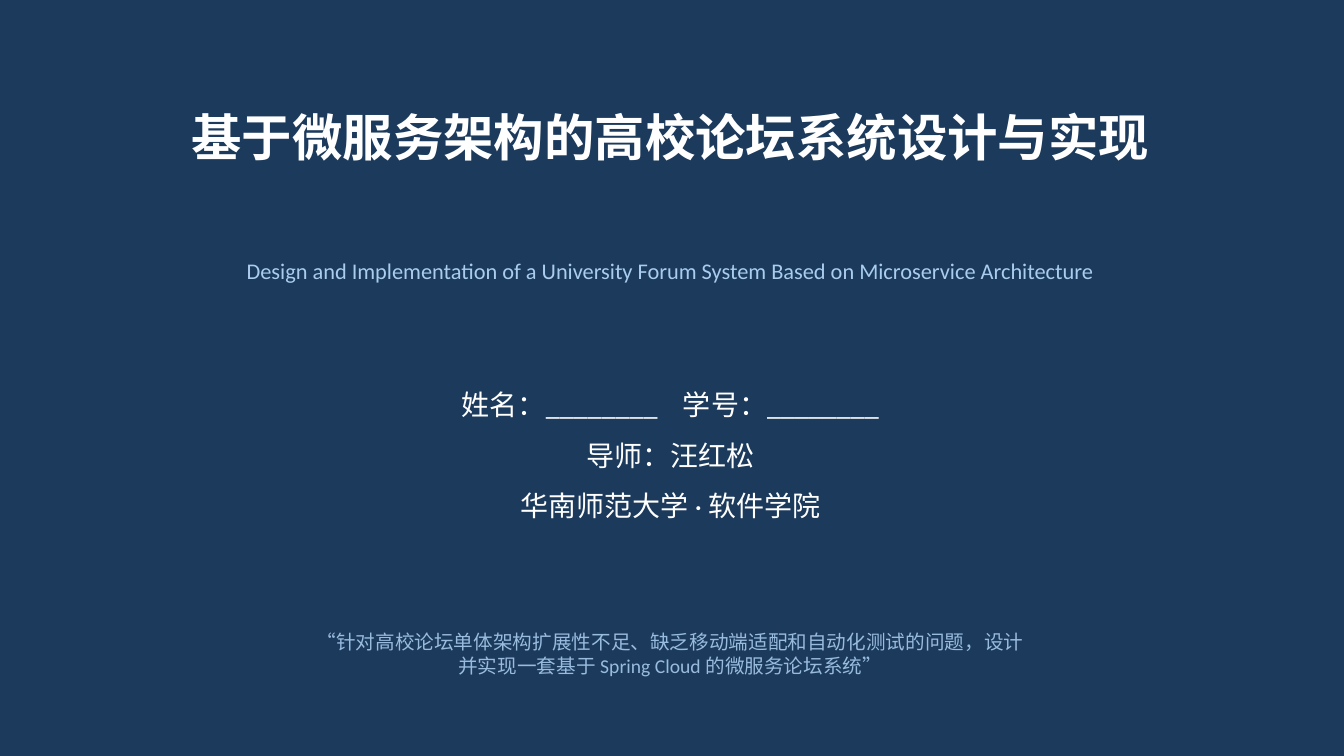
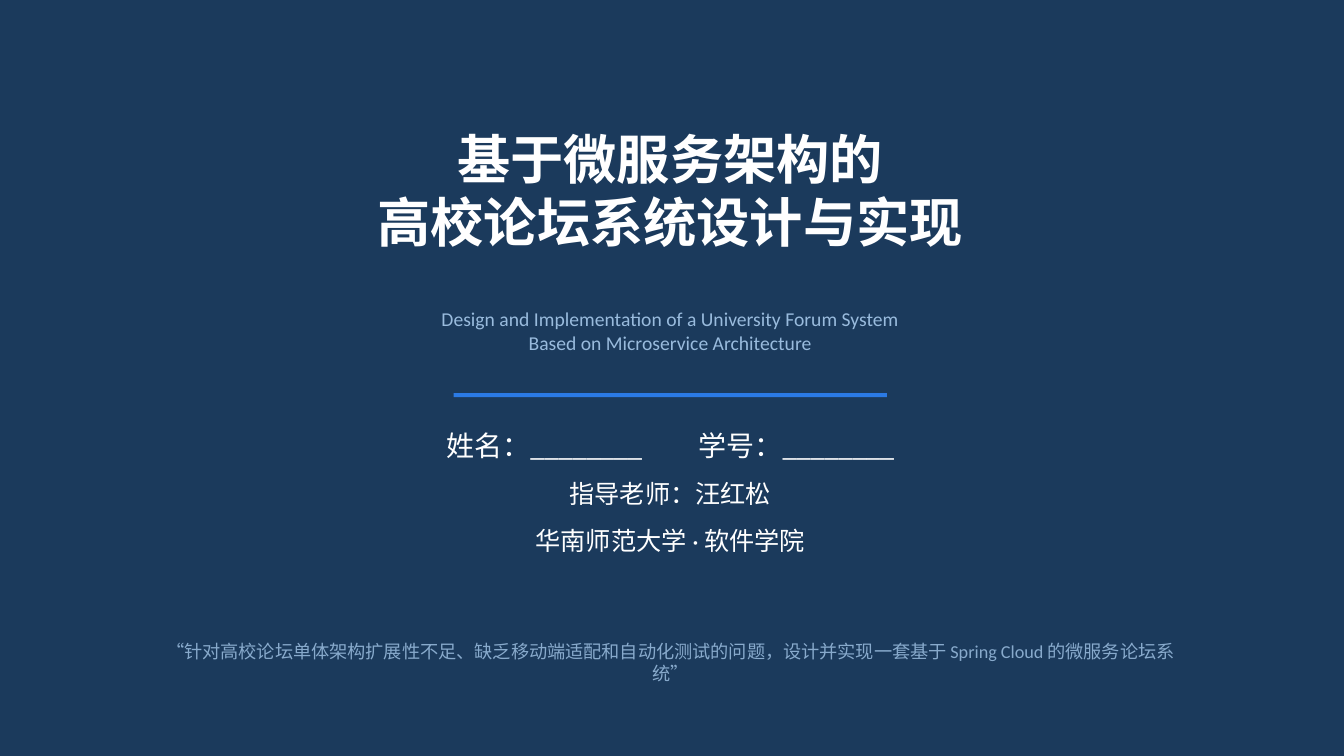
Before and after one commit to Wkjlovec/graduation_project_zhuang, a slide deck: slide 1 of docs/答辩PPT.pptx. Drawn at 1344x756 pixels with LibreOffice and Linux fonts; fonts in the diff are those of the drawing. Boxes give left, top, right and bottom in pixels: in the first picture for what was removed or moved away, otherwise in the second. Text is boxed around its words. In the diff, an @@ line names an element or a change of style, - is before the commit and + after.

```diff
--- a/docs/答辩PPT.pptx
+++ b/docs/答辩PPT.pptx
@@ text at (x1=377, y1=133, x2=962, y2=247): text changed; size 36 to 38 pt @@
-基于微服务架构的高校论坛系统设计与实现
+基于微服务架构的
+高校论坛系统设计与实现
@@ text "Design and Implementation of a ..." moved from (x1=247, y1=263, x2=1093, y2=283) to (x1=441, y1=312, x2=899, y2=350) @@
@@ text "Design and Implementation of a ..." at (x1=441, y1=312, x2=899, y2=350): size 16 to 14 pt, text colour #AACCEE to #99BBDD @@
@@ rectangle added at (x1=454, y1=393, x2=887, y2=397), fill #2B7AE5 @@
@@ text "姓名：________ 学号：________" moved from (x1=462, y1=391, x2=879, y2=519) to (x1=446, y1=432, x2=894, y2=552) @@
@@ text at (x1=569, y1=482, x2=771, y2=505): text changed; size 20 to 18 pt @@
-导师：汪红松
+指导老师：汪红松
@@ text at (x1=535, y1=528, x2=805, y2=552): size 20 to 18 pt in "华南师范大学 · 软件学院" @@
@@ text "“针对高校论坛单体架构扩展性不足、缺乏移动端适配和自动化测试的问题，设计并实现一套基于 Spring Cloud 的微服 ..." moved from (x1=316, y1=632, x2=1023, y2=677) to (x1=166, y1=643, x2=1175, y2=681) @@
@@ text "“针对高校论坛单体架构扩展性不足、缺乏移动端适配和自动化测试的问题，设计并实现一套基于 Spring Cloud 的微服 ..." at (x1=166, y1=643, x2=1175, y2=681): size 14 to 13 pt, text colour #99BBDD to #88AACC @@
```
Also in this commit, not shown: 5 other slides changed, 9 slides added, 2 slides removed, 1 other file.
